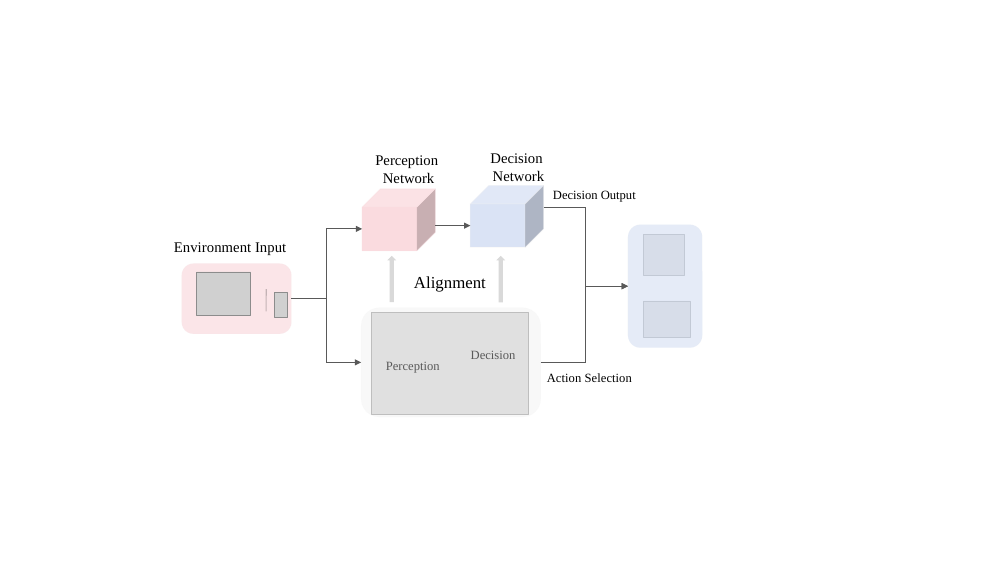
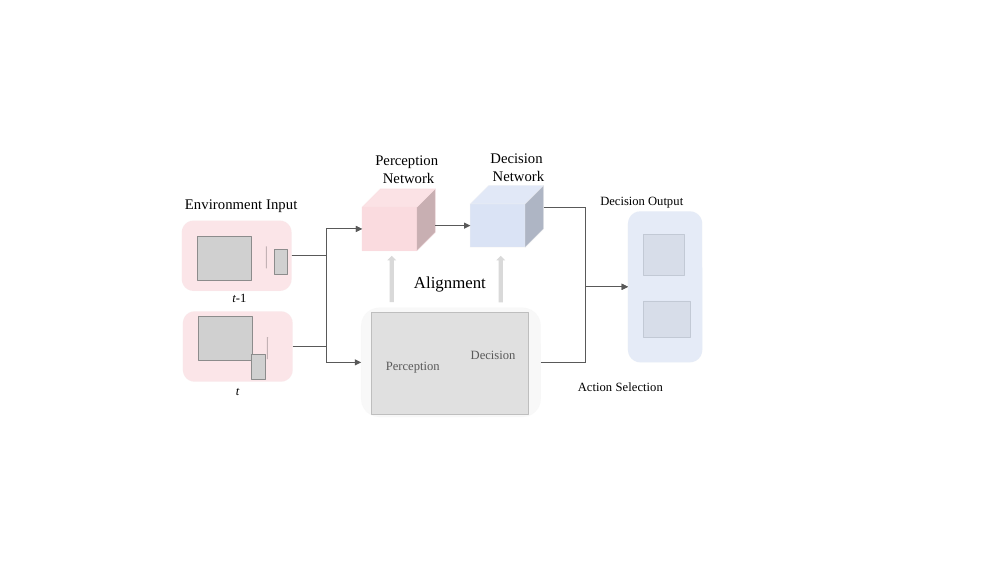
Before and after one commit to OpenHUTB/CILv2_multiview, a slide deck: slide 1 of latex/fig/brain_inspired.pptx. Drawn at 1008x567 pixels with LibreOffice and Linux fonts; fonts in the diff are those of the drawing; grey boxes stand for pictures; background and template pictures are left out. Boxes give left, top, right and bottom in pixels: in the first picture for what was removed or moved away, otherwise in the second. Text is boxed around its words. In the diff, an @@ line names an element or a change of style, - is before the commit and + after.

```diff
--- a/latex/fig/brain_inspired.pptx
+++ b/latex/fig/brain_inspired.pptx
@@ text "Environment Input": place and size @@
-text "Environment Input" at (174,242,286,255)
+text "Environment Input" at (185,199,297,212)
@@ text "Decision Output": place and size @@
-text "Decision Output" at (553,190,636,202)
+text "Decision Output" at (600,196,683,208)
@@ 1 picture, 1 line, 1 rounded rectangle: place and size @@
-1 picture, 1 line, 1 rounded rectangle at (181,264,291,334)
+1 picture, 1 line, 1 rounded rectangle at (182,221,292,291)
@@ picture: place and size @@
-picture at (197,272,250,316)
+picture at (197,237,251,281)
@@ elbow arrow moved from (291, 299) - (362, 229) to (292, 256) - (362, 229) @@
@@ elbow arrow added from (293, 346) to (362, 229), #595959 1 pt @@
@@ rounded rectangle: place and size @@
-rounded rectangle at (628,225,702,348)
+rounded rectangle at (628,212,702,363)
@@ elbow arrow moved from (291, 299) - (361, 362) to (292, 256) - (361, 362) @@
@@ text added at (232,293,246,302), 12 pt, text #000000 @@
+t-1
@@ rounded rectangle added at (183,312,293,382), fill #FADBDF at 70% opacity, outline #F2F2F2 0.25 pt @@
@@ picture added at (198,317,252,361) @@
@@ picture added at (252,355,265,380) @@
@@ line added from (268, 337) to (268, 359), #000000 1 pt @@
@@ text added at (236,388,239,395), 12 pt, text #000000, italic @@
+t
@@ text "Action Selection": place and size @@
-text "Action Selection" at (547,373,632,382)
+text "Action Selection" at (578,382,663,391)
```
Also in this commit, not shown: 6 other files.
